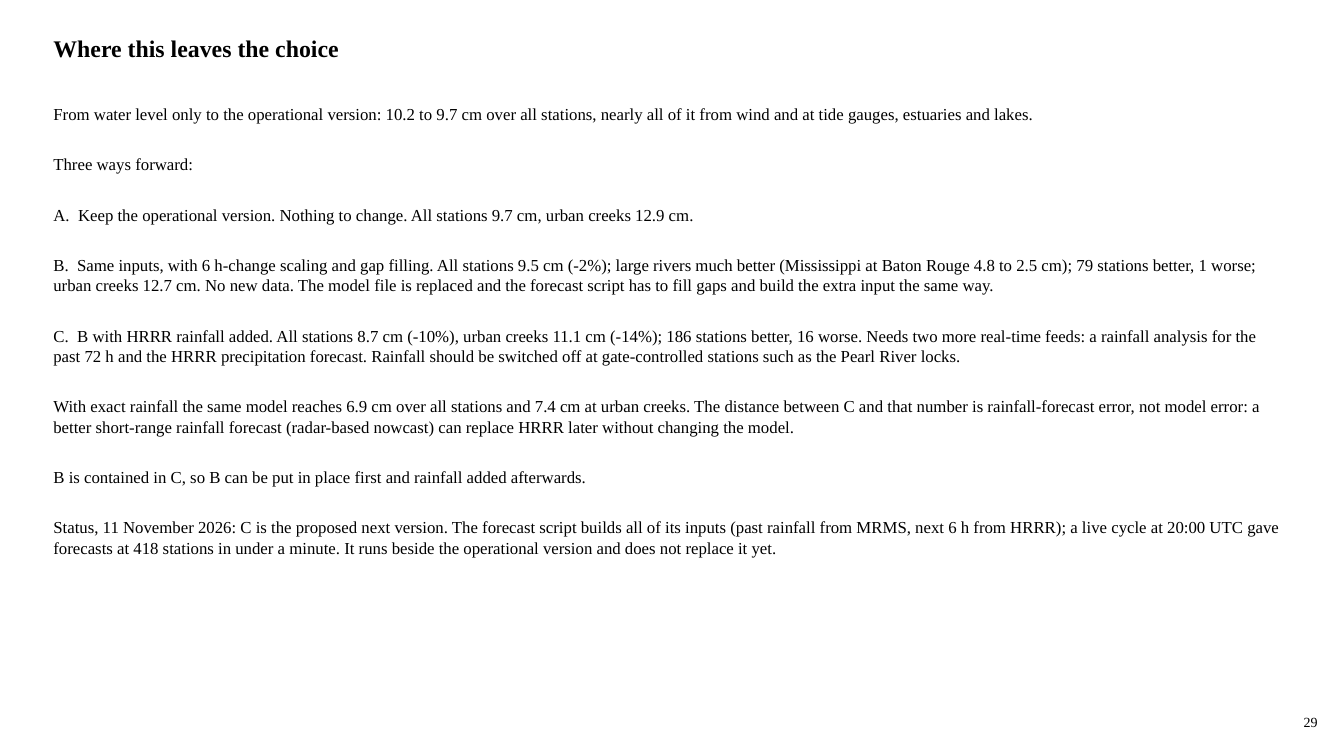
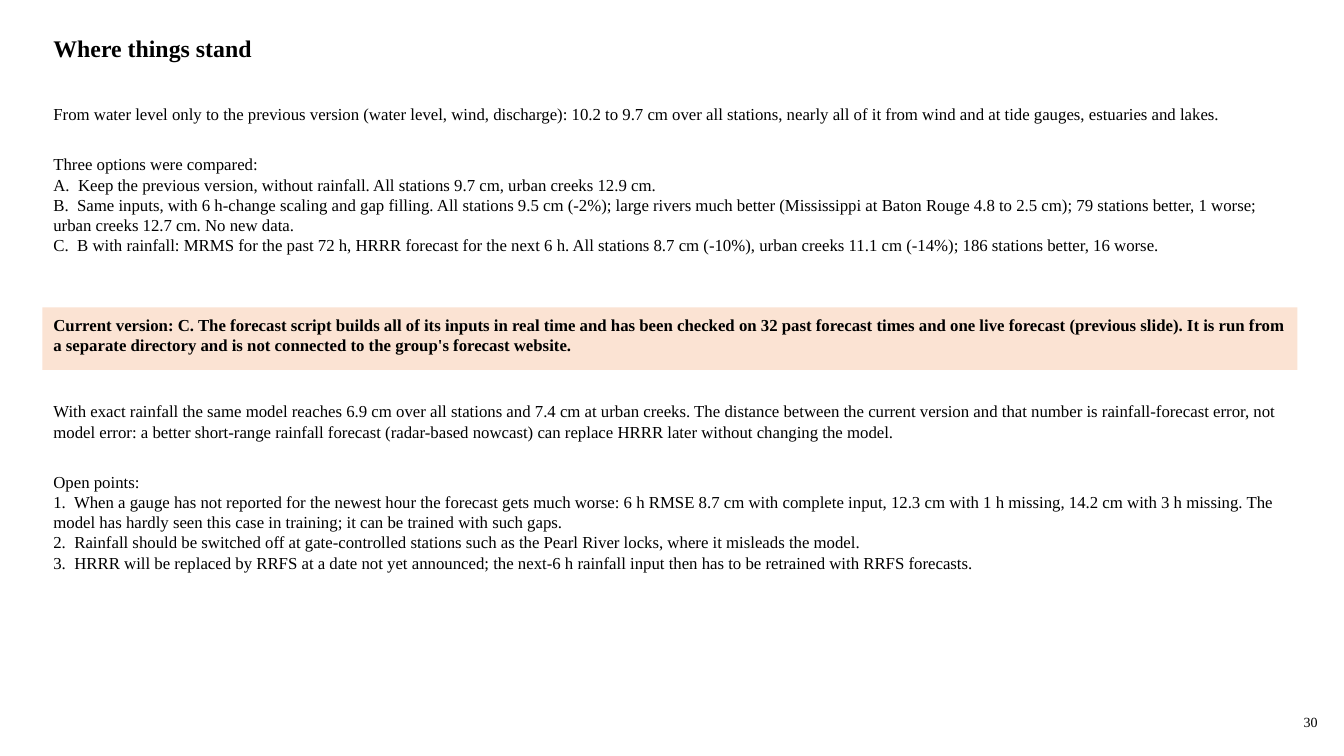
Before and after one commit to LaurenW1997/subdomainLSTM, a slide deck: slide 30 of deliverables/17_versions/version_comparison.pptx (slide 29 before the commit). Drawn at 1344x756 pixels with LibreOffice and Linux fonts; fonts in the diff are those of the drawing. Boxes give left, top, right and bottom in pixels: in the first picture for what was removed or moved away, otherwise in the second. Text is boxed around its words. In the diff, an @@ line names an element or a change of style, - is before the commit and + after.

```diff
--- a/deliverables/17_versions/version_comparison.pptx
+++ b/deliverables/17_versions/version_comparison.pptx
@@ text at [53,40,252,62]: text changed @@
-Where this leaves the choice
+Where things stand
@@ text at [53,108,1256,255]: text changed @@
-From water level only to the operational version: 10.2 to 9.7 cm over all stations, nearly all of it from wind and at tide gauges, estuaries and lakes.
-Three ways forward:
-A. Keep the operational version. Nothing to change. All stations 9.7 cm, urban creeks 12.9 cm.
-B. Same inputs, with 6 h-change scaling and gap filling. All stations 9.5 cm (-2%); large rivers much better (Mississippi at Baton Rouge 4.8 to 2.5 cm); 79 stations better, 1 worse; urban creeks 12.7 cm. No new data. The model file is replaced and the forecast script has to fill gaps and build the extra input the same way.
-C. B with HRRR rainfall added. All stations 8.7 cm (-10%), urban creeks 11.1 cm (-14%); 186 stations better, 16 worse. Needs two more real-time feeds: a rainfall analysis for the past 72 h and the HRRR precipitation forecast. Rainfall should be switched off at gate-controlled stations such as the Pearl River locks.
-With exact rainfall the same model reaches 6.9 cm over all stations and 7.4 cm at urban creeks. The distance between C and that number is rainfall-forecast error, not model error: a better short-range rainfall forecast (radar-based nowcast) can replace HRRR later without changing the model.
-B is contained in C, so B can be put in place first and rainfall added afterwards.
-Status, 11 November 2026: C is the proposed next version. The forecast script builds all of its inputs (past rainfall from MRMS, next 6 h from HRRR); a live cycle at 20:00 UTC gave forecasts at 418 stations in under a minute. It runs beside the operational version and does not replace it yet.
+From water level only to the previous version (water level, wind, discharge): 10.2 to 9.7 cm over all stations, nearly all of it from wind and at tide gauges, estuaries and lakes.
+Three options were compared:
+A. Keep the previous version, without rainfall. All stations 9.7 cm, urban creeks 12.9 cm.
+B. Same inputs, with 6 h-change scaling and gap filling. All stations 9.5 cm (-2%); large rivers much better (Mississippi at Baton Rouge 4.8 to 2.5 cm); 79 stations better, 1 worse; urban creeks 12.7 cm. No new data.
+C. B with rainfall: MRMS for the past 72 h, HRRR forecast for the next 6 h. All stations 8.7 cm (-10%), urban creeks 11.1 cm (-14%); 186 stations better, 16 worse.
@@ rectangle added at [42,308,1298,370], fill #FBE3D3 @@
@@ text added at [53,319,1284,355], 12 pt, text #000000, bold @@
+Current version: C. The forecast script builds all of its inputs in real time and has been checked on 32 past forecast times and one live forecast (previous slide). It is run from a separate directory and is not connected to the group's forecast website.
@@ text added at [53,405,1274,573], 12 pt, text #000000 @@
+With exact rainfall the same model reaches 6.9 cm over all stations and 7.4 cm at urban creeks. The distance between the current version and that number is rainfall-forecast error, not model error: a better short-range rainfall forecast (radar-based nowcast) can replace HRRR later without changing the model.
+Open points:
+1. When a gauge has not reported for the newest hour the forecast gets much worse: 6 h RMSE 8.7 cm with complete input, 12.3 cm with 1 h missing, 14.2 cm with 3 h missing. The model has hardly seen this case in training; it can be trained with such gaps.
+2. Rainfall should be switched off at gate-controlled stations such as the Pearl River locks, where it misleads the model.
+3. HRRR will be replaced by RRFS at a date not yet announced; the next-6 h rainfall input then has to be retrained with RRFS forecasts.
@@ text at [1304,717,1318,727]: text changed @@
-29
+30
```
Also in this commit, not shown: 9 other slides changed, 1 slide added, 33 other files.
